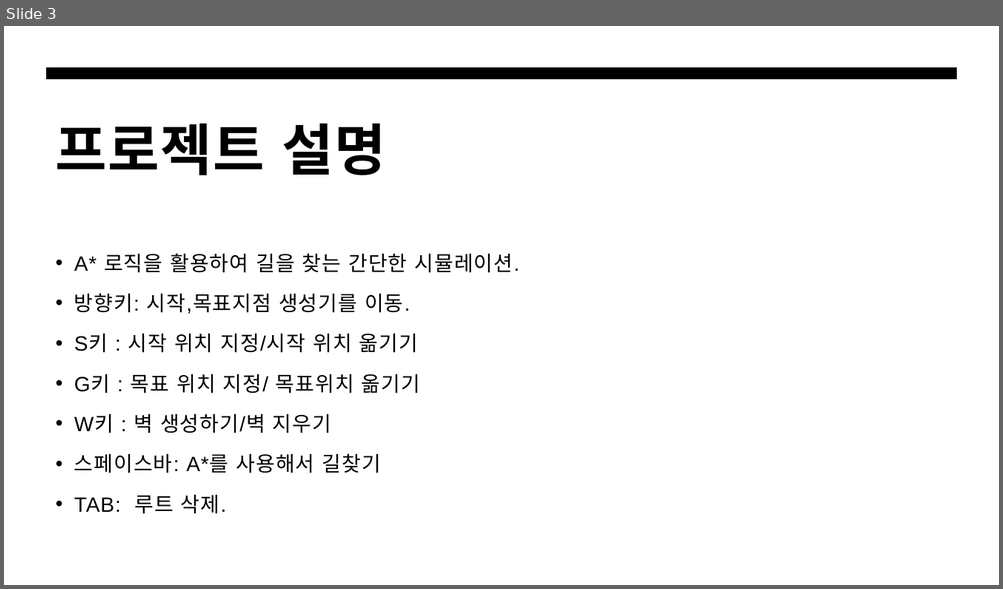
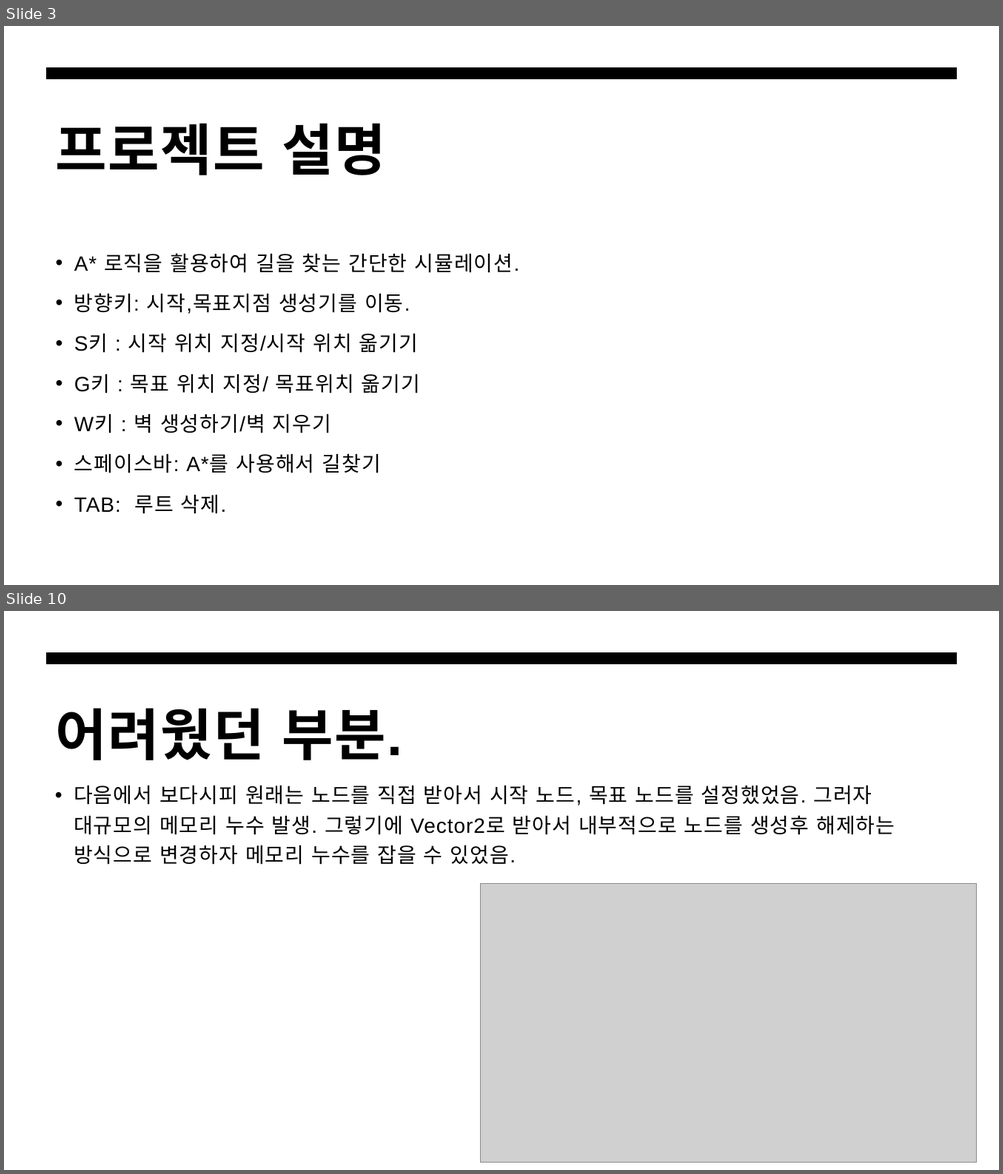
Before and after one commit to hanseoungheon/AstarEngineProject, a slide deck: 포텐업-알고리즘프로젝트.pptx. Shown one above the other, each under a label of ours: slide 3 before the commit, slides 3 and 10 after it; the slides between them are not shown. The pictures are 1003x589 and 1003x1174 pixels, drawn with LibreOffice and Linux fonts; fonts in the diff are those of the drawing; grey boxes stand for pictures. Boxes give left, top, right and bottom in pixels: in the first picture for what was removed or moved away, otherwise in the second. Text is boxed around its words. In the diff, an @@ line names an element or a change of style, - is before the commit and + after.

```diff
--- a/포텐업-알고리즘프로젝트.pptx
+++ b/포텐업-알고리즘프로젝트.pptx
@@ slide 10 added at [4, 611, 999, 1170], background #FFFFFF; not listed: 1 template element that a slide beside it also shows @@
@@ title added at [56, 708, 403, 760], 54 pt, text #000000, bold @@
+어려웠던 부분.
@@ text added at [74, 785, 894, 865], 20 pt, text #000000 @@
+• 다음에서 보다시피 원래는 노드를 직접 받아서 시작 노드, 목표 노드를 설정했었음. 그러자 대규모의 메모리 누수 발생. 그렇기에 Vector2로 받아서 내부적으로 노드를 생성후 해제하는 방식으로 변경하자 메모리 누수를 잡을 수 있었음.
@@ picture added at [481, 883, 977, 1163] @@
```
Also in this commit, not shown: 6 other slides added, 1 slide removed, 2 other files.
